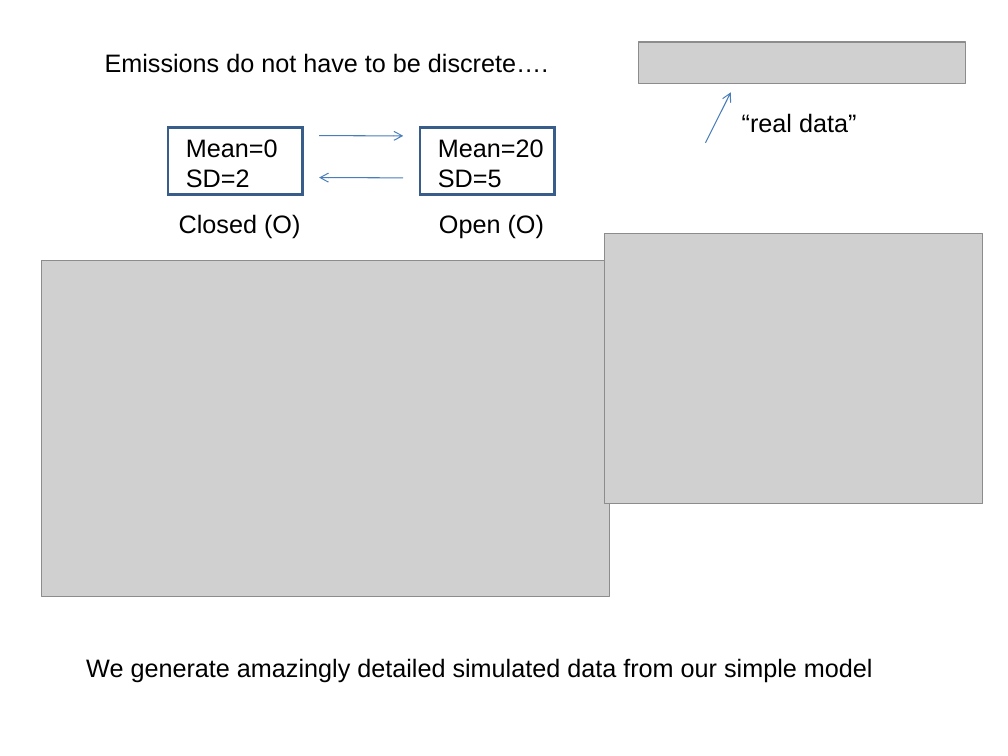
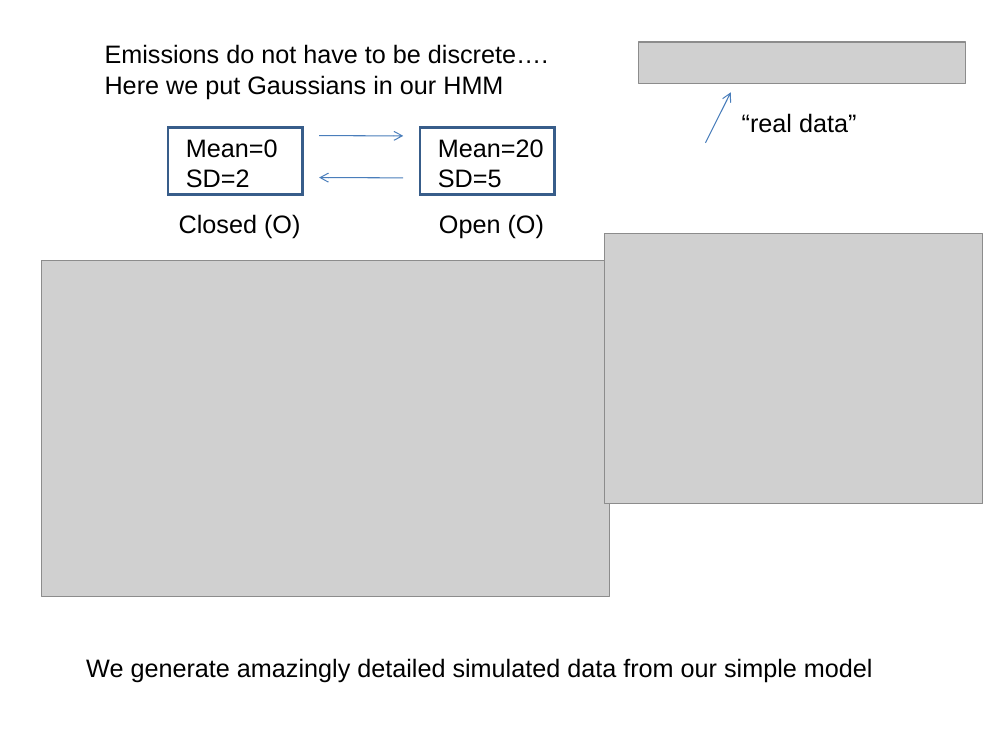
Before and after one commit to afodor/afodor.github.io, a slide deck: slide 9 of classes/stats2016/Lecture26.ppt (slide 26 before the commit). Drawn at 1008x756 pixels with LibreOffice and Linux fonts; fonts in the diff are those of the drawing; grey boxes stand for pictures. Boxes give left, top, right and bottom in pixels: in the first picture for what was removed or moved away, otherwise in the second. Text is boxed around its words. In the diff, an @@ line names an element or a change of style, - is before the commit and + after.

```diff
--- a/classes/stats2016/Lecture26.ppt
+++ b/classes/stats2016/Lecture26.ppt
@@ text "Emissions do not have to ..." moved from (x1=105, y1=53, x2=548, y2=73) to (x1=105, y1=44, x2=548, y2=99) @@
@@ text at (x1=105, y1=75, x2=503, y2=99): paragraph added @@
+Here we put Gaussians in our HMM
```
Also in this commit, not shown: 4 other slides changed, 18 slides added, 21 slides removed.
